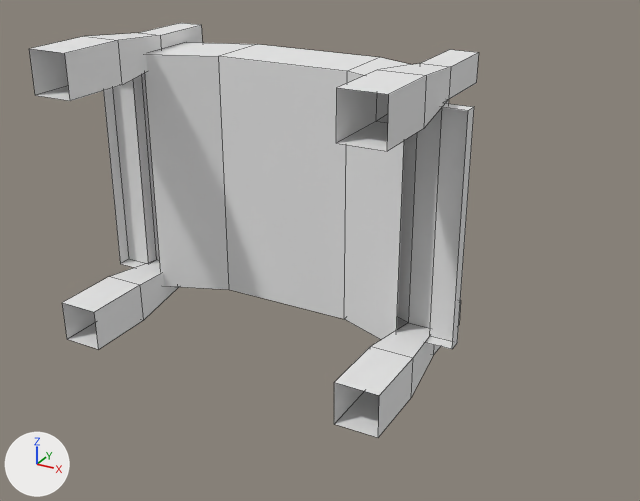
What one commit did to the FBX model Assets/Meshes/Bridges/stonebridge_001a.fbx.
The view is the same before and after, from a camera (50 mm lens) standing at (8.07, -21.2, 6.65) and looking at (-2.39, -2.2, -2.85). The lights are fixed; the arrows at lower left show +X, +Y and +Z. Mesh edges are drawn as thin lines.

The older version as bpy lines, for what is in view:
```python
me_cube_012 = bpy.data.meshes.new('Cube.012')
me_cube_012.from_pydata(...)  # 108 vertices, 88 faces; spans x -10.01..1.2, y -4.4..1.6, z -6.2..2.2
# faces by material slot: [63, 15, 10]
me_cube_012.materials.append(mat_112_011)  # its picture is missing
me_cube_012.materials.append(mat_168_012)  # its picture is missing
me_cube_012.materials.append(mat_117_012)  # its picture is missing
ob_stonebridge_001a = bpy.data.objects.new('stonebridge_001a', me_cube_012)
ob_stonebridge_001a.location = (0.1, -0.5, 0.1)
```
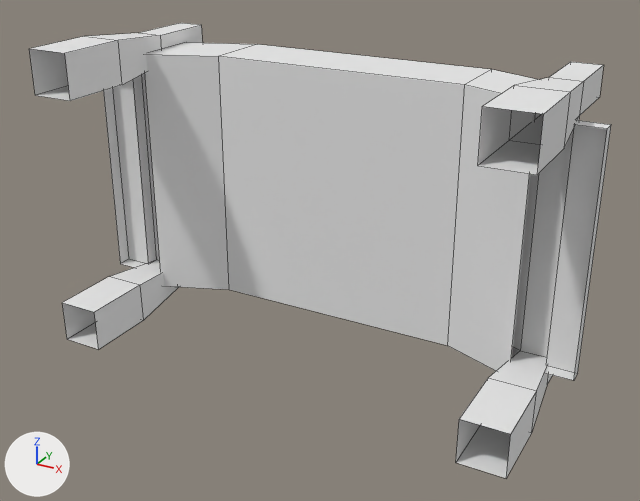
Location of each change, (x1, y1, x2, y2) in pixels of the pictures (640 x 501 px; the box of a moved part takes in the faces that stretch with it):
```json
{"object": "stonebridge_001a", "change": "reshaped", "before": [29, 23, 479, 438], "after": [29, 23, 611, 478], "on screen": "29% wider, 10% taller"}
{"part": 1, "of": "me_cube_012", "change": "moved or reshaped", "before": [332, 50, 479, 438], "after": [332, 56, 611, 478]}
```

Edits to the scene script, one JSON object a line:
```json
{"block": "me_cube_012", "where": "me_cube_012.from_pydata(...)  # 108 vertices, 88 faces; spans x -10.01..1.2, y -4.4..1.6, z -6.2..2.2"}
{"block": "me_cube_012", "where": "# used by ob_stonebridge_001a; location = (0.1, -0.5, 0.1)"}
{"block": "me_cube_012", "change": "me_cube_012 part 1: all 54 vertices in x -2.4..1.2, y -4.4..1.6, z -6.2..2.2 are moved by (3.19, 0.0, 0.0)"}
```
